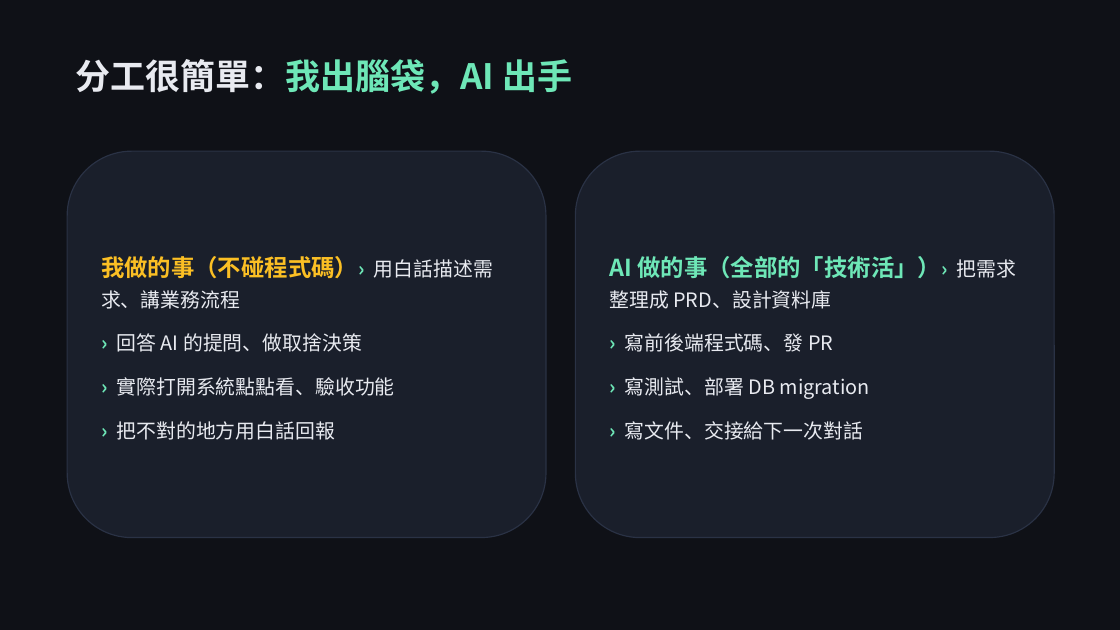
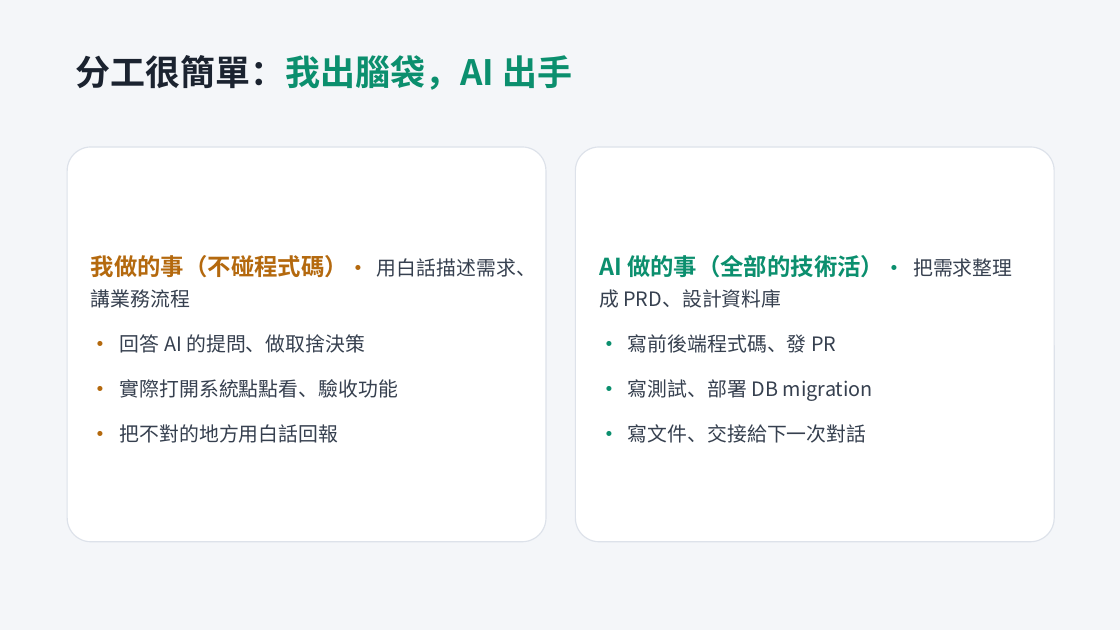
Before and after one commit to lt-foods/new_erp, a slide deck: slide 3 of docs/簡報-AI零程式碼開發ERP分享.pptx. Drawn at 1120x630 pixels with LibreOffice and Linux fonts; fonts in the diff are those of the drawing. Boxes give left, top, right and bottom in pixels: in the first picture for what was removed or moved away, otherwise in the second. Text is boxed around its words. In the diff, an @@ line names an element or a change of style, - is before the commit and + after.

```diff
--- a/docs/簡報-AI零程式碼開發ERP分享.pptx
+++ b/docs/簡報-AI零程式碼開發ERP分享.pptx
@@ background #0F1117 to #F4F6F9 @@
@@ text "分工很簡單：我出腦袋，AI 出手" at (75, 55, 572, 90): text colour #E8EAF0 to #1B2330 in "分工很簡單：我出腦袋，AI"; text colour #6EE7B7 to #0B8F6E in "分工很簡單：我出腦袋，AI 出手" @@
@@ rounded rectangle "我做的事（不碰程式碼）• 用白話描述需求、講業務流程": place and size @@
-rounded rectangle "我做的事（不碰程式碼）• 用白話描述需求、講業務流程" at (67, 151, 546, 538)
+rounded rectangle "我做的事（不碰程式碼）• 用白話描述需求、講業務流程" at (67, 147, 546, 542)
@@ rounded rectangle "我做的事（不碰程式碼）• 用白話描述需求、講業務流程" at (67, 147, 546, 542): fill #1A1F2B to #FFFFFF; outline #2A3245 1 pt to #DDE2EA 1 pt; proportions changed @@
@@ rounded rectangle "AI 做的事（全部的技術活）• 把需求整理成 PRD、設計資料庫" at (576, 147, 1054, 542): fill #1A1F2B to #FFFFFF; outline #2A3245 1 pt to #DDE2EA 1 pt; proportions changed @@
@@ rounded rectangle "AI 做的事（全部的技術活）• 把需求整理成 PRD、設計資料庫": place and size @@
-rounded rectangle "AI 做的事（全部的技術活）• 把需求整理成 PRD、設計資料庫" at (576, 151, 1054, 538)
+rounded rectangle "AI 做的事（全部的技術活）• 把需求整理成 PRD、設計資料庫" at (576, 147, 1054, 542)
@@ text in rounded rectangle at (91, 255, 536, 443): text changed; text colour #E8EAF0 to #36404F @@
-我做的事（不碰程式碼）› 用白話描述需求、講業務流程
-› 回答 AI 的提問、做取捨決策
-› 實際打開系統點點看、驗收功能
-› 把不對的地方用白話回報
+我做的事（不碰程式碼）• 用白話描述需求、講業務流程
+• 回答 AI 的提問、做取捨決策
+• 實際打開系統點點看、驗收功能
+• 把不對的地方用白話回報
@@ text in rounded rectangle at (599, 255, 1012, 443): text changed; text colour #E8EAF0 to #36404F @@
-AI 做的事（全部的「技術活」）› 把需求整理成 PRD、設計資料庫
-› 寫前後端程式碼、發 PR
-› 寫測試、部署 DB migration
-› 寫文件、交接給下一次對話
+AI 做的事（全部的技術活）• 把需求整理成 PRD、設計資料庫
+• 寫前後端程式碼、發 PR
+• 寫測試、部署 DB migration
+• 寫文件、交接給下一次對話
```
Also in this commit, not shown: 8 other slides changed, 3 slides added, 1 slide removed, 1 other file.
